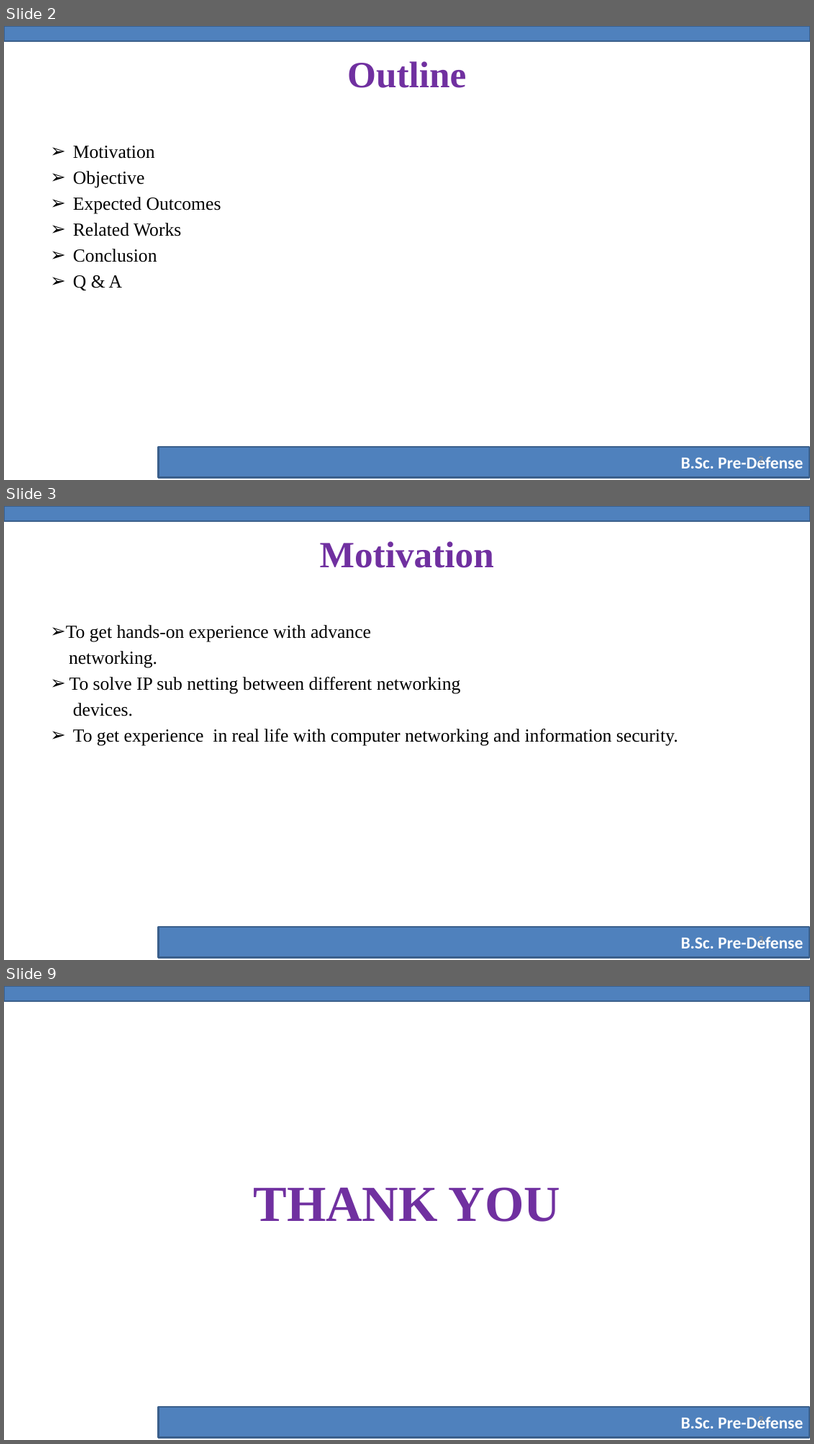
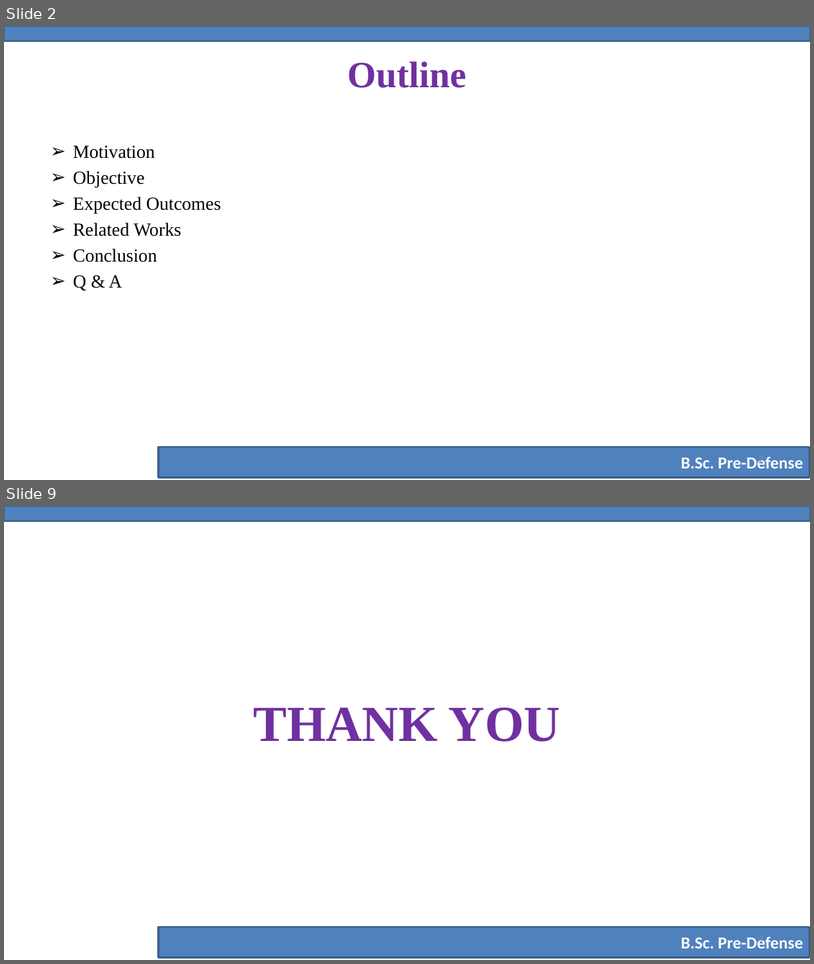
Before and after one commit to yeaminsakib/project, a slide deck: Stress_Prediction/Pre-Defense-Slide-Template.pptx. Shown one above the other, each under a label of ours: slides 2, 3 and 9 before the commit, slides 2 and 9 after it; the slides between them are not shown. The pictures are 814x1444 and 814x964 pixels, drawn with LibreOffice and Linux fonts; fonts in the diff are those of the drawing; background and template pictures are left out. Boxes give left, top, right and bottom in pixels: in the first picture for what was removed or moved away, otherwise in the second. Text is boxed around its words. In the diff, an @@ line names an element or a change of style, - is before the commit and + after.

```diff
--- a/Stress_Prediction/Pre-Defense-Slide-Template.pptx
+++ b/Stress_Prediction/Pre-Defense-Slide-Template.pptx
@@ slide 3 removed at (x1=4, y1=506, x2=810, y2=960), background #FFFFFF; not listed: 2 template elements that a slide beside it also shows @@
@@ title removed at (x1=320, y1=541, x2=494, y2=568) @@
-Motivation
@@ text removed at (x1=66, y1=625, x2=679, y2=746) @@
-➢ To get hands-on experience with advance
-networking.
-➢ To solve IP sub netting between different networking
-devices.
-➢ To get experience in real life with computer networking and information security.
@@ page number removed at (x1=759, y1=936, x2=764, y2=945) @@
-3
```
Also in this commit, not shown: 4 slides changed, 3 slides added, 2 other slides removed, 2 other files.
